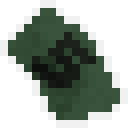
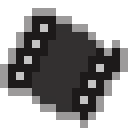
Revision of a layered (128, 128) image; what changed, layer by layer:
added layer "icon_movie" above "icon_disk" over [0, 8, 128, 128]
hid "icon_five_euros" over [0, 0, 128, 128]
